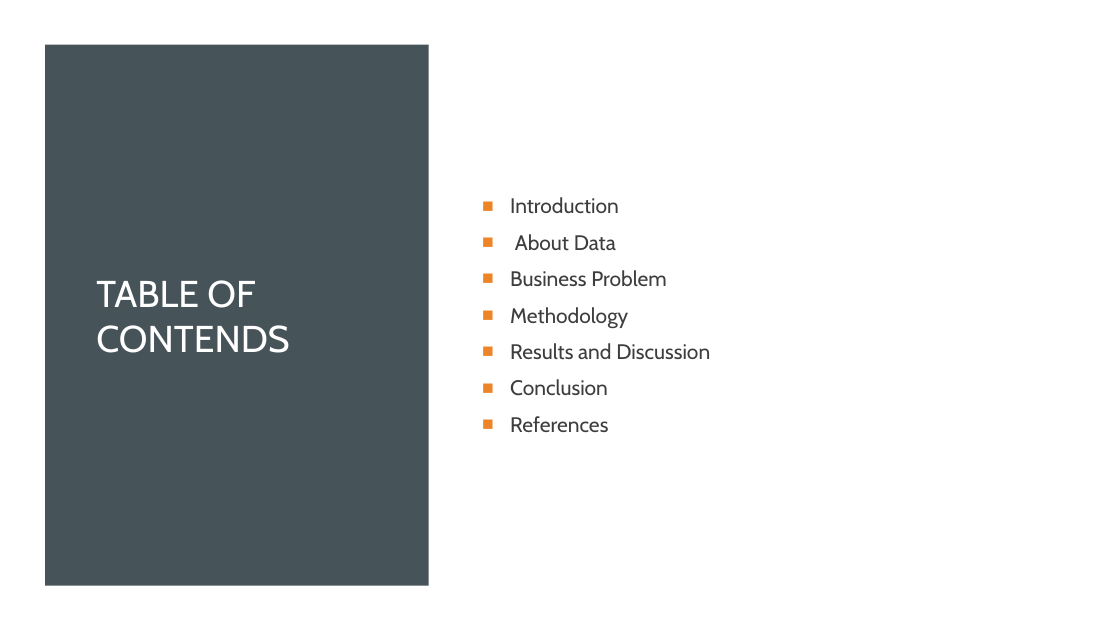
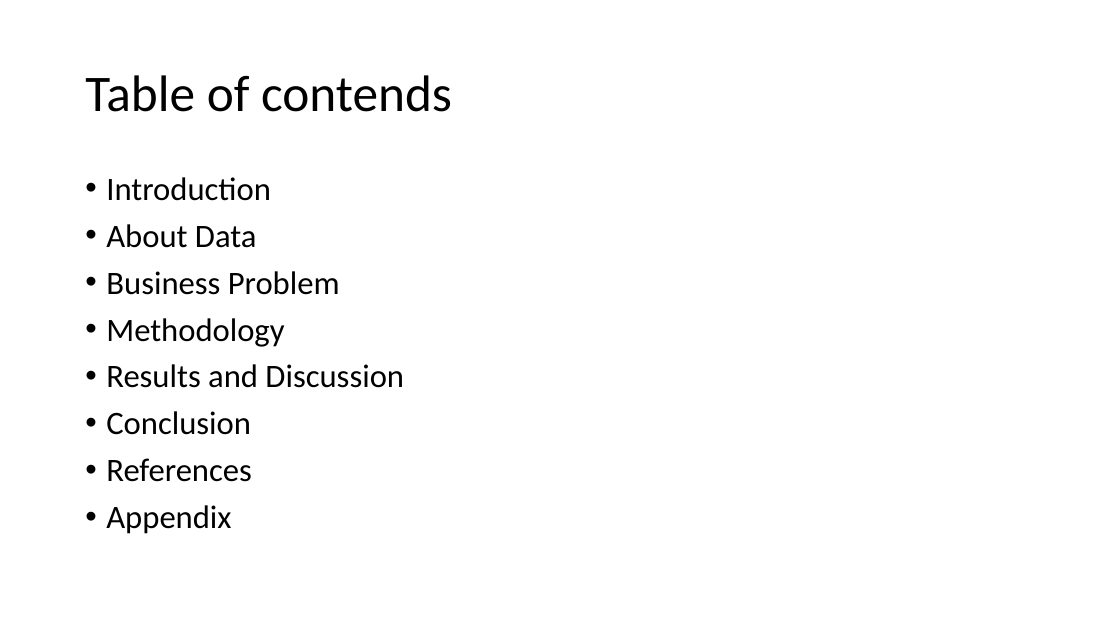
Before and after one commit to Hughli3/Coursera_Capstone, a slide deck: slide 2 of Week4 & 5/Final ppt.pptx (slide 5 before the commit). Drawn at 1120x630 pixels with LibreOffice and Linux fonts; fonts in the diff are those of the drawing. Boxes give left, top, right and bottom in pixels: in the first picture for what was removed or moved away, otherwise in the second. Text is boxed around its words. In the diff, an @@ line names an element or a change of style, - is before the commit and + after.

```diff
--- a/Week4 & 5/Final ppt.pptx
+++ b/Week4 & 5/Final ppt.pptx
@@ rectangle removed at bbox=[0, 0, 1120, 630] @@
@@ rectangle removed at bbox=[45, 45, 429, 586] @@
@@ title at bbox=[85, 75, 452, 112]: text changed; size 32 to 44 pt; font Cabin to Calibri; text colour #FFFFFF to #000000 @@
-TABLE OF CONTENDS
+Table of contends
@@ text "Introduction": place and size @@
-text "Introduction" at bbox=[510, 197, 710, 432]
+text "Introduction" at bbox=[106, 177, 404, 534]
@@ text "Introduction" at bbox=[106, 177, 404, 534]: vertical alignment middle to top @@
@@ text at bbox=[106, 177, 404, 482]: size 18 to 28 pt, font Cabin to Calibri, text colour #3D3D3D to #000000; bullet ■ to •; line spacing 1 to 0.9 @@
@@ text at bbox=[106, 505, 231, 534]: paragraph added @@
+• Appendix
```
Also in this commit, not shown: 8 other slides changed, 4 slides added, 5 slides removed, 1 other file.
